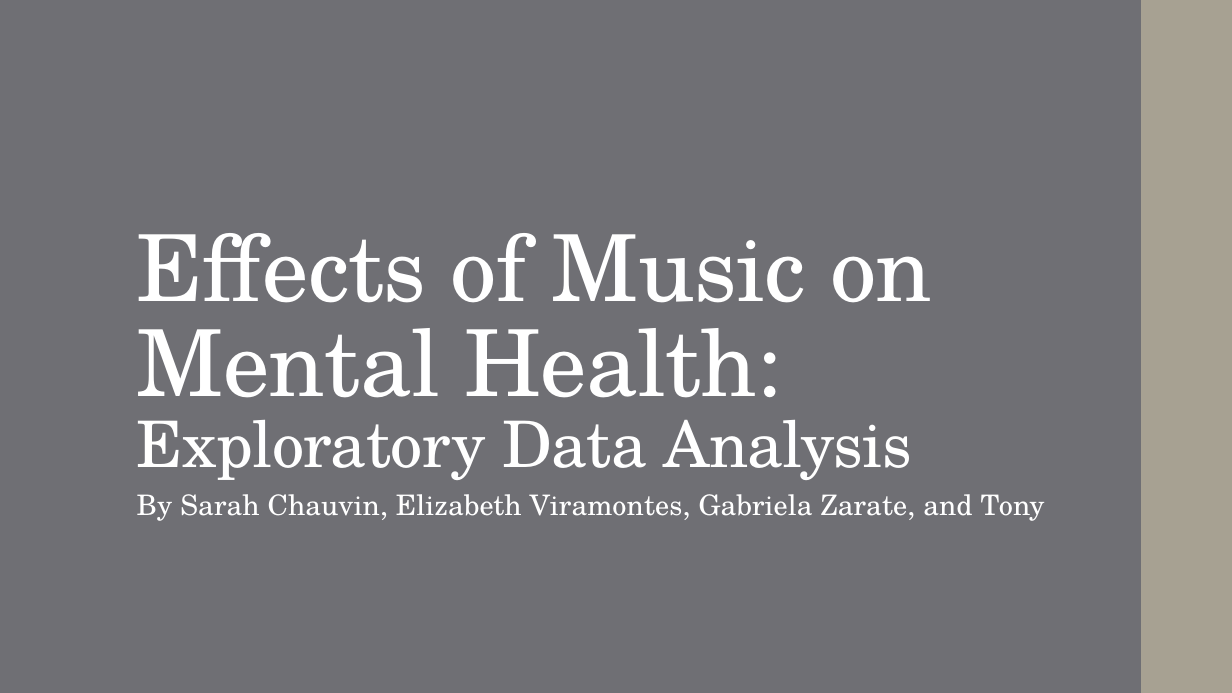
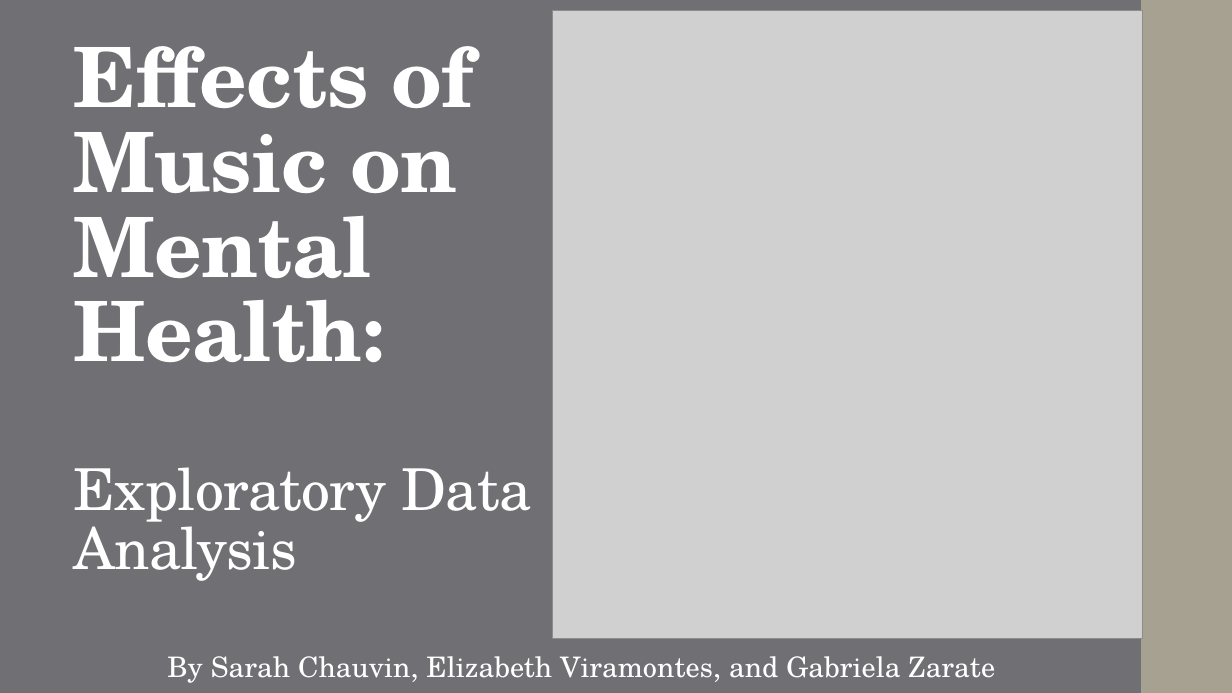
Before and after one commit to TheWizler/project1_group_10, a slide deck: slide 1 of Sarah's_work/Project 1 Presentation.pptx. Drawn at 1232x693 pixels with LibreOffice and Linux fonts; fonts in the diff are those of the drawing; grey boxes stand for pictures; background and template pictures are left out. Boxes give left, top, right and bottom in pixels: in the first picture for what was removed or moved away, otherwise in the second. Text is boxed around its words. In the diff, an @@ line names an element or a change of style, - is before the commit and + after.

```diff
--- a/Sarah's_work/Project 1 Presentation.pptx
+++ b/Sarah's_work/Project 1 Presentation.pptx
@@ picture added at (553, 11, 1142, 639) @@
@@ title "Effects of Music on Mental ...": place and size @@
-title "Effects of Music on Mental ..." at (137, 233, 932, 480)
+title "Effects of Music on Mental ..." at (74, 46, 532, 581)
@@ title "Effects of Music on Mental ..." at (74, 46, 532, 581): size 72 to 64.8 pt, bold on in "Effects of Music on Mental Health:"; size 50 to 45 pt in "Exploratory Data Analysis" @@
@@ subtitle at (167, 656, 995, 683): text changed @@
-By Sarah Chauvin, Elizabeth Viramontes, Gabriela Zarate, and Tony
+By Sarah Chauvin, Elizabeth Viramontes, and Gabriela Zarate
```
Also in this commit, not shown: 5 other slides changed, 3 slides added, 1 slide removed, 24 other files.
